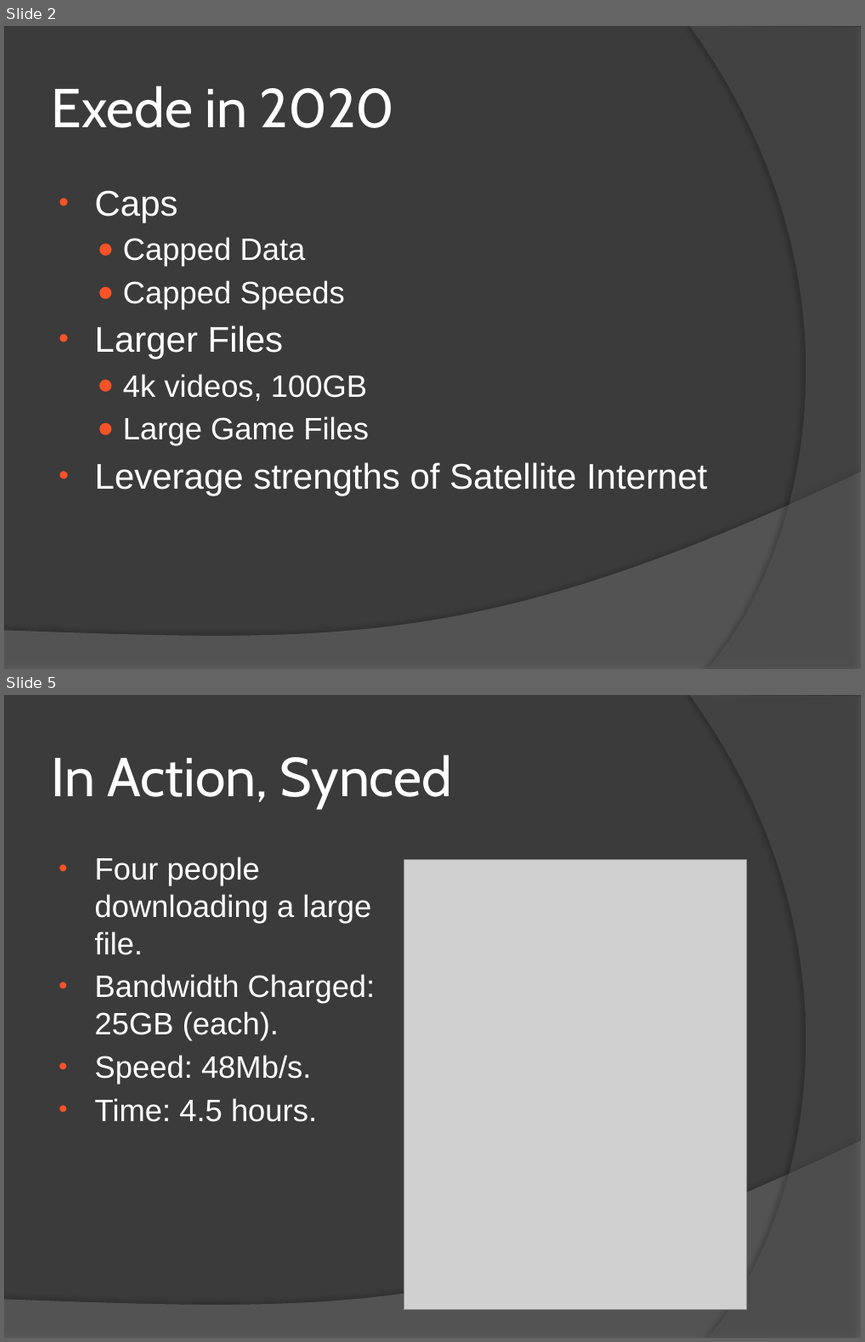
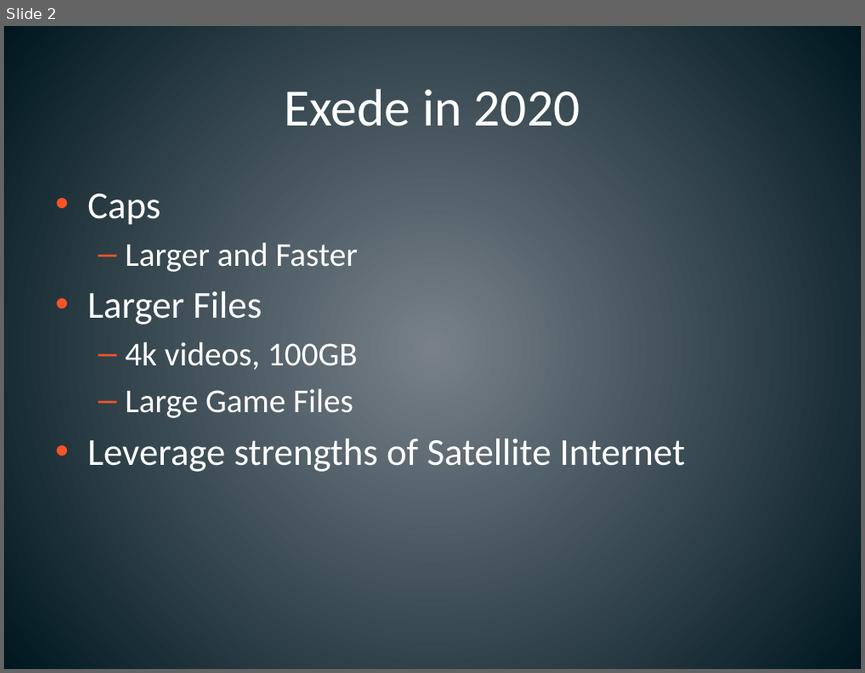
Before and after one commit to bsoe003/pingbots, a slide deck: Presentation/presentatio-final.pptx. Shown one above the other, each under a label of ours: slides 2 and 5 before the commit, slide 2 after it; the slides between them are not shown. The pictures are 865x1342 and 865x673 pixels, drawn with LibreOffice and Linux fonts; fonts in the diff are those of the drawing; grey boxes stand for pictures. Boxes give left, top, right and bottom in pixels: in the first picture for what was removed or moved away, otherwise in the second. Text is boxed around its words. In the diff, an @@ line names an element or a change of style, - is before the commit and + after.

```diff
--- a/Presentation/presentatio-final.pptx
+++ b/Presentation/presentatio-final.pptx
@@ slide 5 removed at (x1=4, y1=695, x2=861, y2=1338), background #3B3B3B; not listed: 2 template elements that a slide beside it also shows @@
@@ title removed at (x1=51, y1=755, x2=453, y2=808) @@
-In Action, Synced
@@ text removed at (x1=95, y1=857, x2=375, y2=1122) @@
-• Four people downloading a large file.
-• Bandwidth Charged: 25GB (each).
-• Speed: 48Mb/s.
-• Time: 4.5 hours.
@@ picture removed at (x1=404, y1=860, x2=747, y2=1310) @@
@@ slide 2 changed as well @@
@@ background #3B3B3B to gradient #79828A to #00181F @@
@@ freeform shape removed at (x1=689, y1=26, x2=861, y2=669) @@
@@ title "Exede in 2020" at (x1=284, y1=89, x2=580, y2=126): size 46 to 44 pt, font Cabin to Calibri; alignment left to centre @@
@@ text at (x1=87, y1=193, x2=685, y2=471): size 30 to 32 pt in "Caps", "Larger Files", "Leverage strengths of Satellite Internet"; font Arial to Calibri in "Caps", "Larger Files", "4k videos, 100GB", "Large Game Files" and 1 more places; size 26 to 28 pt in "4k videos, 100GB", "Large Game Files"; indent changed; bullet ● to – @@
@@ text at (x1=125, y1=243, x2=358, y2=272): text changed; size 26 to 28 pt; font Arial to Calibri @@
-  ● Capped Data
-  ● Capped Speeds
+  – Larger and Faster
@@ freeform shape removed at (x1=4, y1=471, x2=861, y2=669) @@
```
Also in this commit, not shown: 4 other slides changed, 2 slides added, 2 other slides removed.
